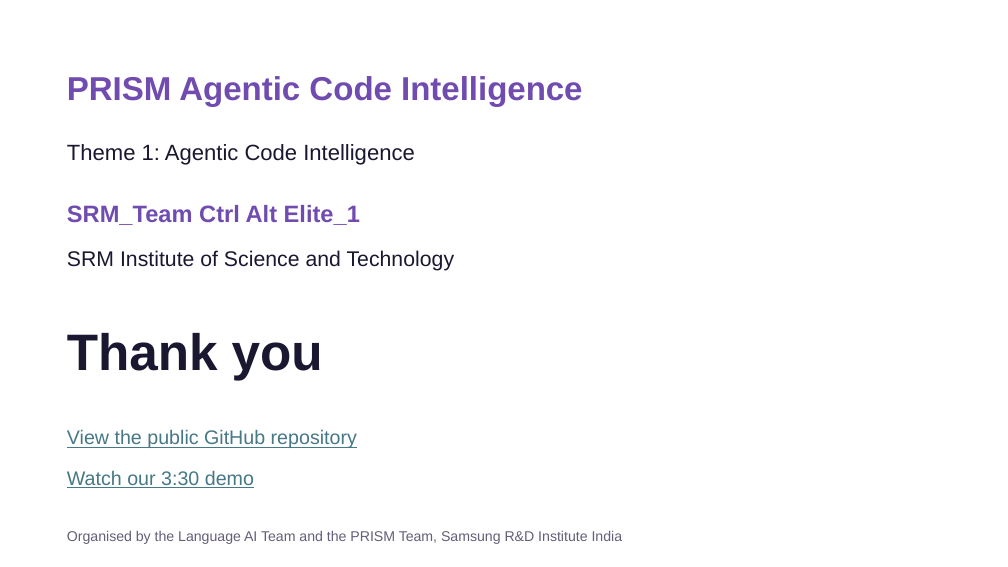
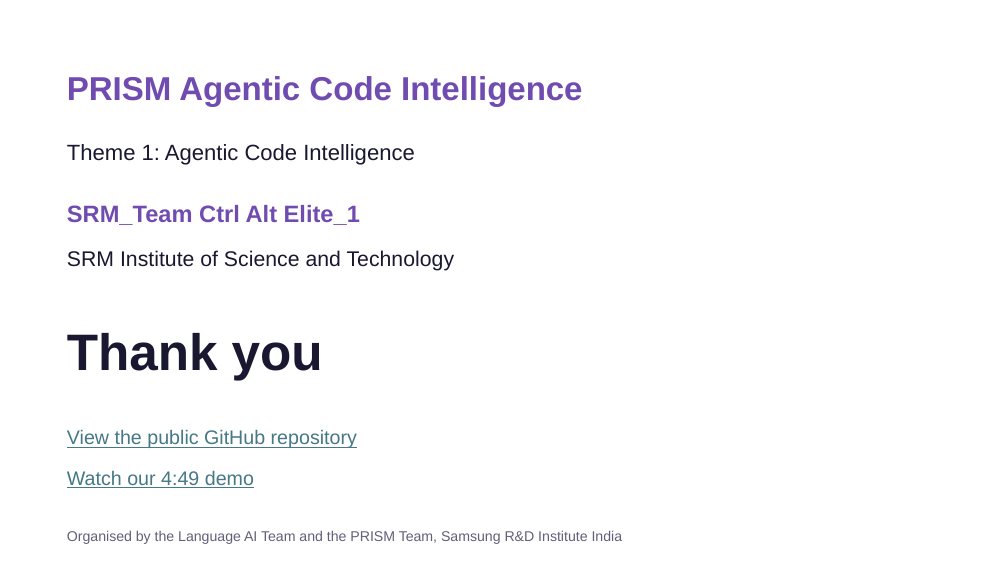
Before and after one commit to SinghDevansh-2006/prism-code-intelligence, a slide deck: slide 12 of submission/SRM_Team_Ctrl_Alt_Elite_1_Submission.pptx. Drawn at 1008x567 pixels with LibreOffice and Linux fonts; fonts in the diff are those of the drawing. Boxes give left, top, right and bottom in pixels: in the first picture for what was removed or moved away, otherwise in the second. Text is boxed around its words. In the diff, an @@ line names an element or a change of style, - is before the commit and + after.

```diff
--- a/submission/SRM_Team_Ctrl_Alt_Elite_1_Submission.pptx
+++ b/submission/SRM_Team_Ctrl_Alt_Elite_1_Submission.pptx
@@ text at [67,470,254,488]: text changed @@
-Watch our 3:30 demo
+Watch our 4:49 demo
```
Also in this commit, not shown: 8 other slides changed, 57 other files.
